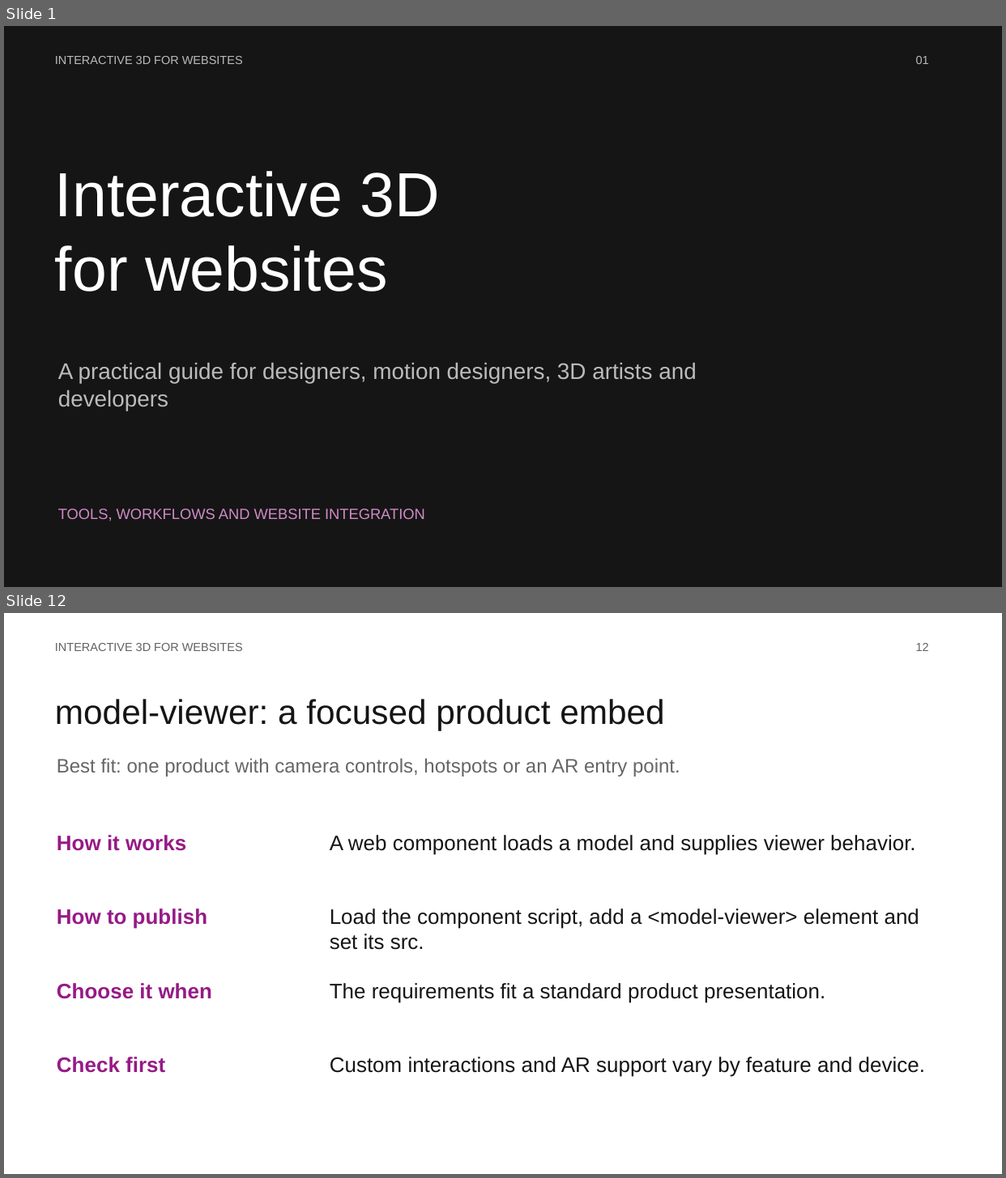
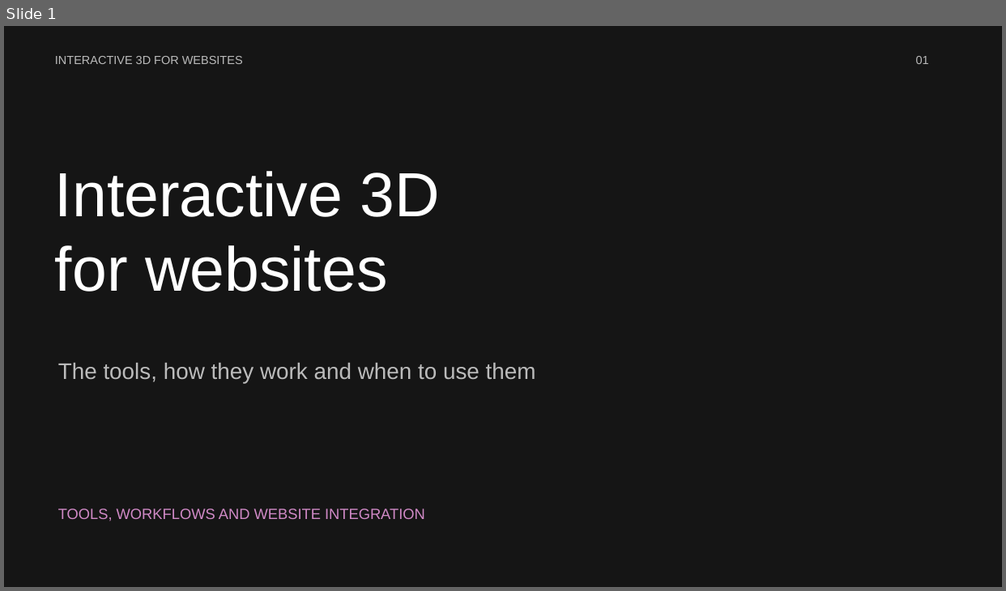
Before and after one commit to Naveen100102/lightmetrics-3d-viewer, a slide deck: public/presentation/Interactive-3D-for-Websites.pptx. Shown one above the other, each under a label of ours: slides 1 and 12 before the commit, slide 1 after it; the slides between them are not shown. The pictures are 1006x1178 and 1006x591 pixels, drawn with LibreOffice and Linux fonts; fonts in the diff are those of the drawing. Boxes give left, top, right and bottom in pixels: in the first picture for what was removed or moved away, otherwise in the second. Text is boxed around its words. In the diff, an @@ line names an element or a change of style, - is before the commit and + after.

```diff
--- a/public/presentation/Interactive-3D-for-Websites.pptx
+++ b/public/presentation/Interactive-3D-for-Websites.pptx
@@ slide 12 removed at <box>4,613,1002,1174</box>, background #FFFFFF @@
@@ text removed at <box>55,643,243,651</box> @@
-INTERACTIVE 3D FOR WEBSITES
@@ text removed at <box>916,643,929,651</box> @@
-12
@@ text removed at <box>55,699,664,730</box> @@
-model-viewer: a focused product embed
@@ text removed at <box>57,758,680,777</box> @@
-Best fit: one product with camera controls, hotspots or an AR entry point.
@@ text removed at <box>57,835,186,851</box> @@
-How it works
@@ text removed at <box>330,835,916,855</box> @@
-A web component loads a model and supplies viewer behavior.
@@ text removed at <box>57,909,207,929</box> @@
-How to publish
@@ text removed at <box>330,909,919,950</box> @@
-Load the component script, add a <model-viewer> element and set its src.
@@ text removed at <box>57,983,212,999</box> @@
-Choose it when
@@ text removed at <box>330,983,825,1003</box> @@
-The requirements fit a standard product presentation.
@@ text removed at <box>57,1057,165,1073</box> @@
-Check first
@@ text removed at <box>330,1057,925,1077</box> @@
-Custom interactions and AR support vary by feature and device.
@@ slide 1 changed as well @@
@@ text at <box>58,363,536,383</box>: text changed @@
-A practical guide for designers, motion designers, 3D artists and developers
+The tools, how they work and when to use them
```
Also in this commit, not shown: 7 other slides changed, 3 slides added, 23 other slides removed, 34 other files.
